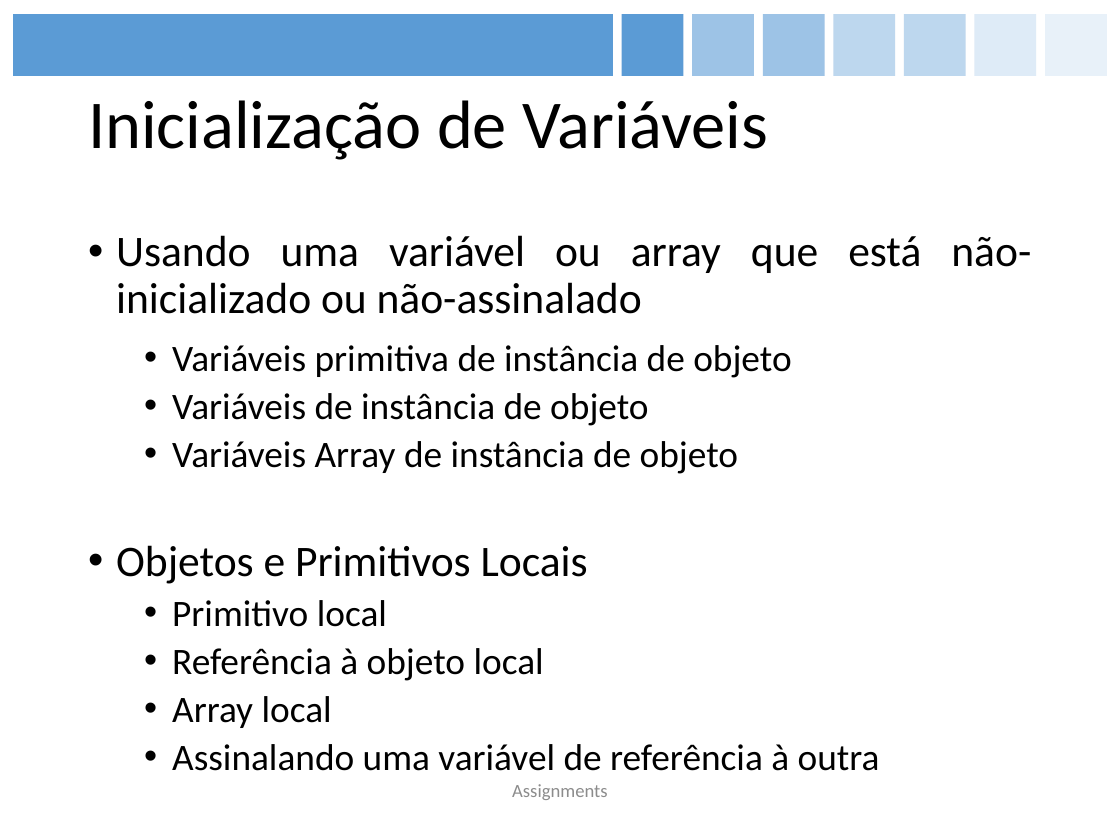
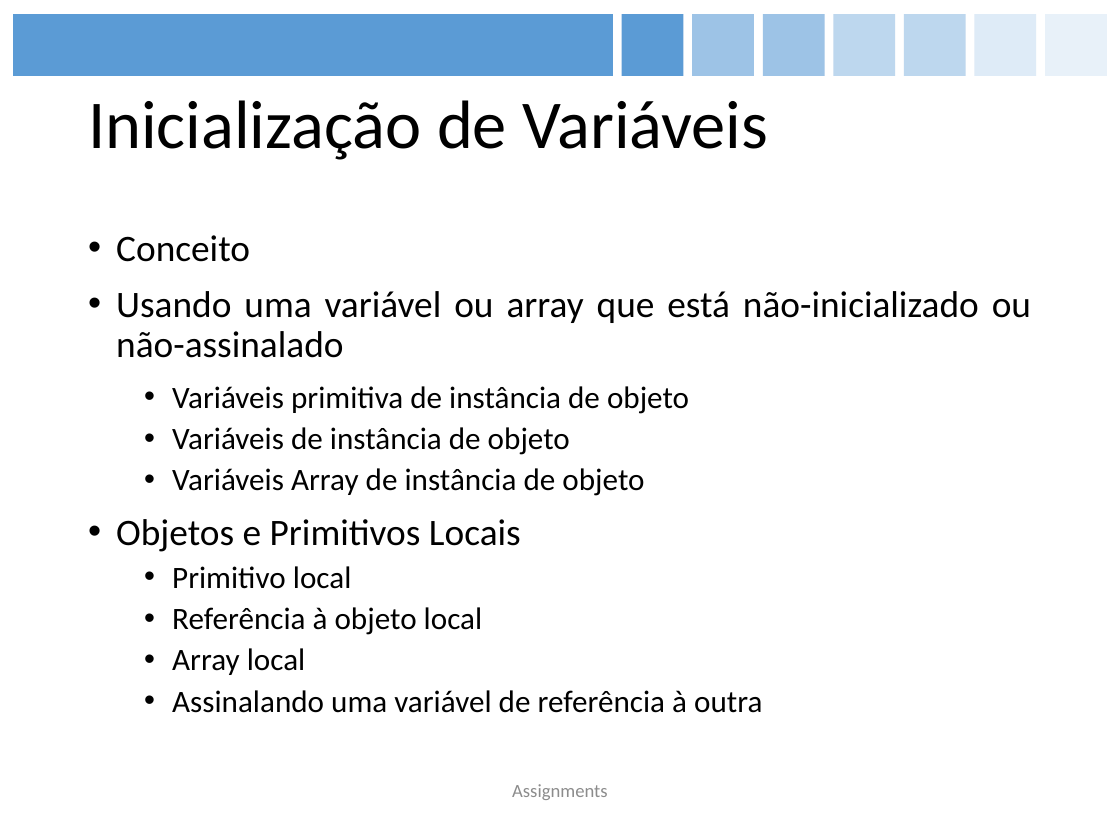
Before and after one commit to figueiredojrr/treinamentoJavaSeOcaAgosto, a slide deck: slide 40 of TreinamentoJavaSeOca/documentos/apresentação/OCA.pptx (slide 41 before the commit). Drawn at 1120x840 pixels with LibreOffice and Linux fonts; fonts in the diff are those of the drawing. Boxes give left, top, right and bottom in pixels: in the first picture for what was removed or moved away, otherwise in the second. Text is boxed around its words. In the diff, an @@ line names an element or a change of style, - is before the commit and + after.

```diff
--- a/TreinamentoJavaSeOca/documentos/apresentação/OCA.pptx
+++ b/TreinamentoJavaSeOca/documentos/apresentação/OCA.pptx
@@ text at <box>116,235,250,262</box>: paragraph added @@
+• Conceito
@@ text at <box>116,291,1031,713</box>: size 28 to 24 pt in "Usando uma variável ou array que está ...", "Objetos e Primitivos Locais"; size 24 to 20 pt in "Variáveis primitiva de instância de objeto", "Variáveis de instância de objeto", "Variáveis Array de instância de objeto", "Primitivo local" and 3 more places @@
```
Also in this commit, not shown: 6 other slides changed, 1 slide removed.
